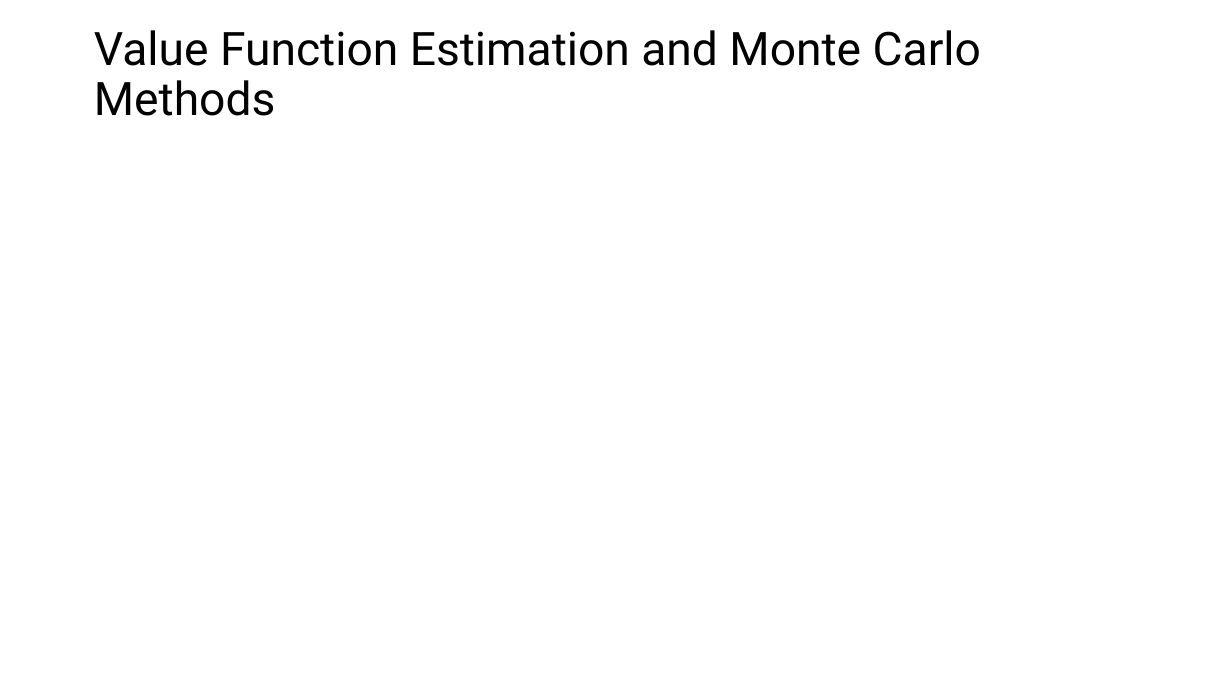
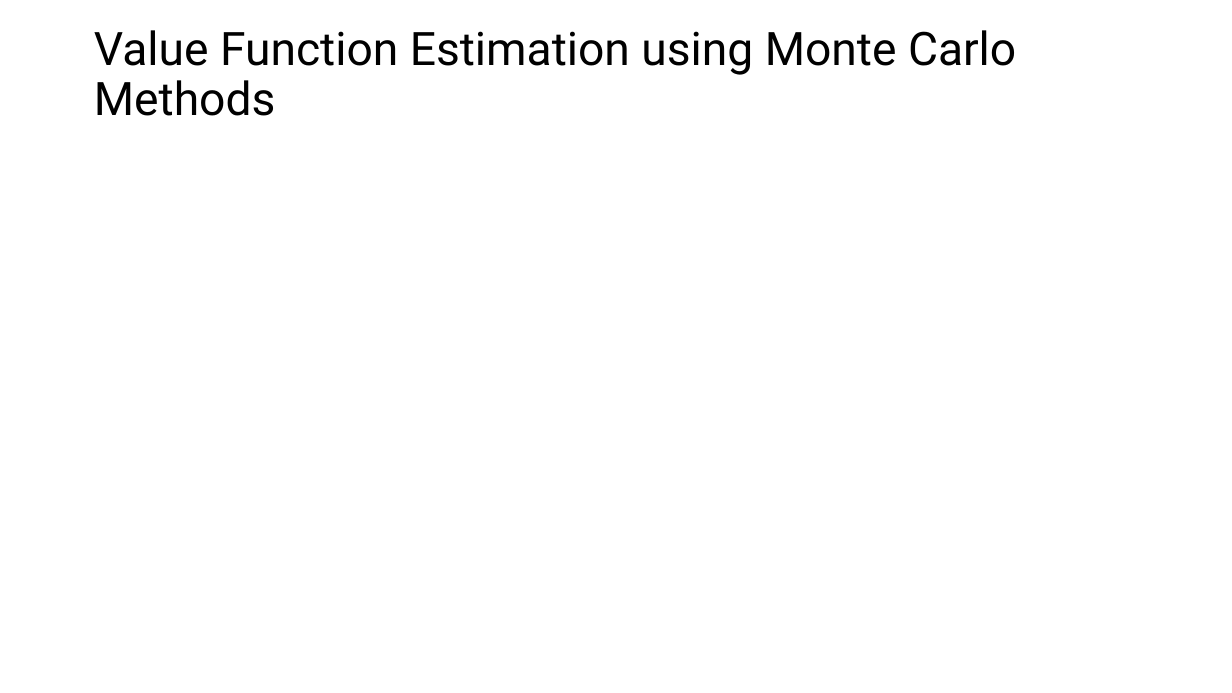
Before and after one commit to mhahsler/Introduction_to_Reinforcement_Learning, a slide deck: slide 19 of slides/Lecture_Chapter03.pptx (slide 22 before the commit). Drawn at 1232x693 pixels with LibreOffice and Linux fonts; fonts in the diff are those of the drawing; grey boxes stand for pictures. Boxes give left, top, right and bottom in pixels: in the first picture for what was removed or moved away, otherwise in the second. Text is boxed around its words. In the diff, an @@ line names an element or a change of style, - is before the commit and + after.

```diff
--- a/slides/Lecture_Chapter03.pptx
+++ b/slides/Lecture_Chapter03.pptx
@@ title at <box>94,30,1016,116</box>: text changed @@
-Value Function Estimation and Monte Carlo Methods
+Value Function Estimation using Monte Carlo Methods
```
Also in this commit, not shown: 6 other slides changed, 1 other file.
